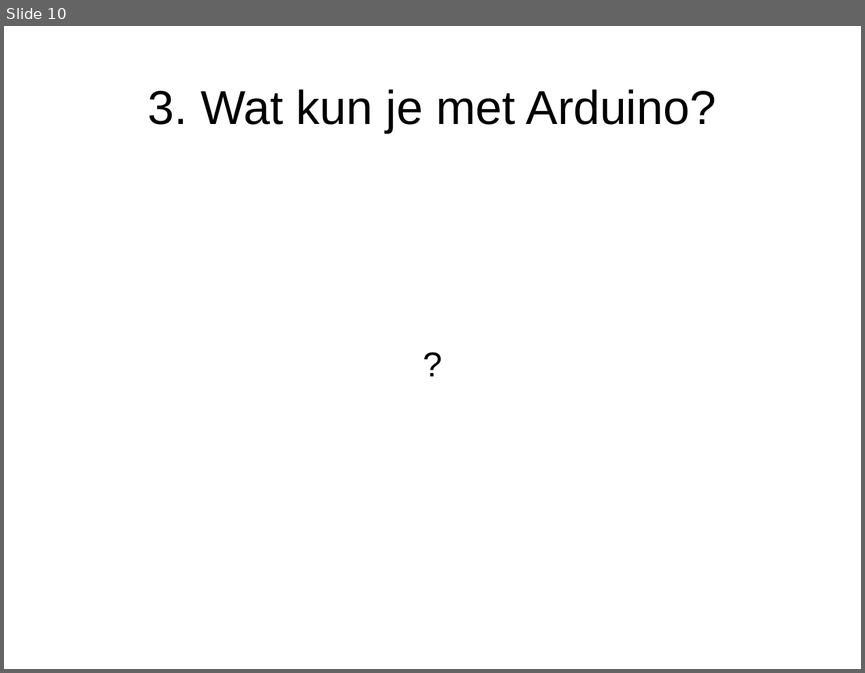
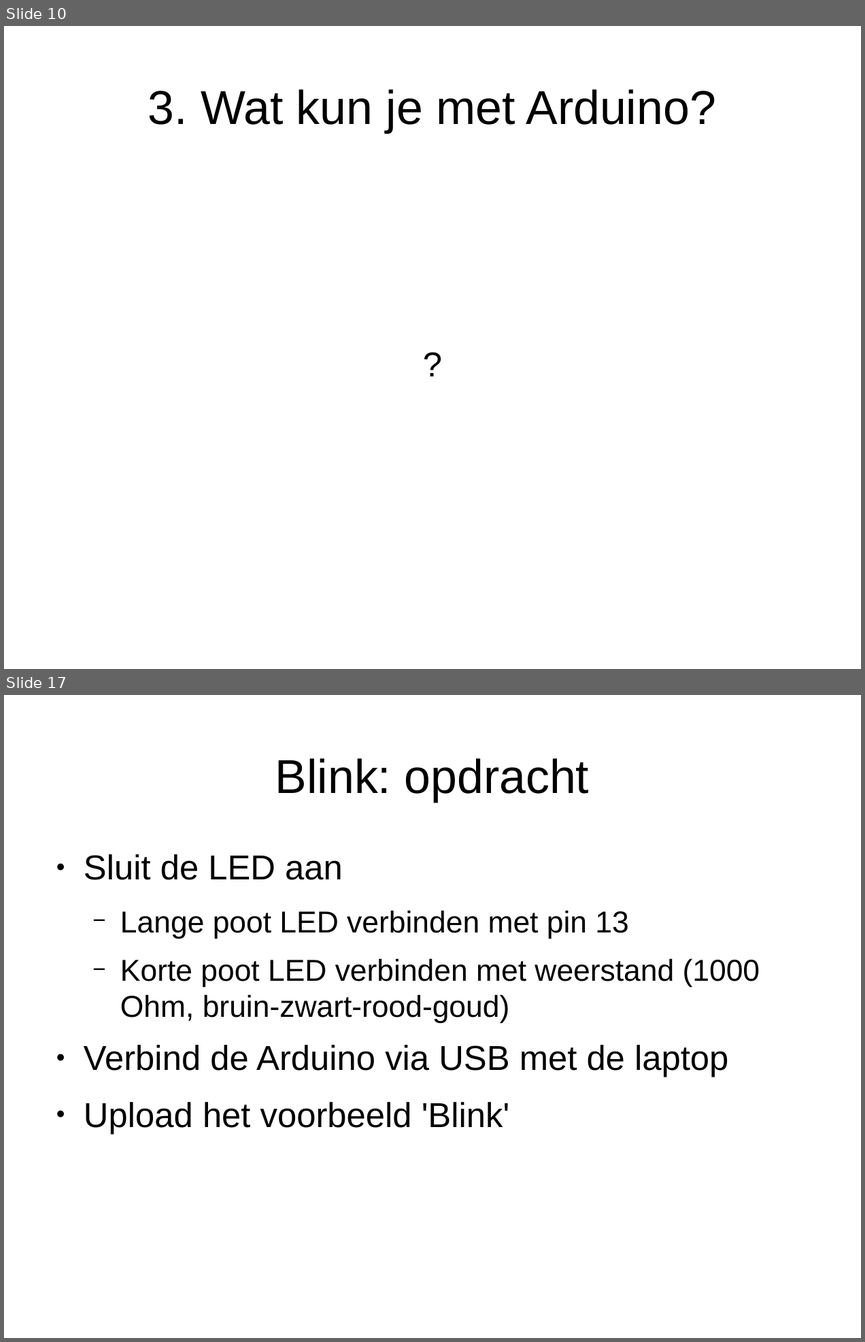
Before and after one commit to djog/arduino_cursus, a slide deck: Presentaties/Dag1.odp. Shown one above the other, each under a label of ours: slide 10 before the commit, slides 10 and 17 after it; the slides between them are not shown. The pictures are 865x673 and 865x1342 pixels, drawn with LibreOffice and Linux fonts; fonts in the diff are those of the drawing. Boxes give left, top, right and bottom in pixels: in the first picture for what was removed or moved away, otherwise in the second. Text is boxed around its words. In the diff, an @@ line names an element or a change of style, - is before the commit and + after.

```diff
--- a/Presentaties/Dag1.odp
+++ b/Presentaties/Dag1.odp
@@ slide 17 added at (x1=4, y1=695, x2=861, y2=1338), background #FFFFFF @@
@@ title added at (x1=275, y1=758, x2=589, y2=802), 44 pt, text #000000 @@
+Blink: opdracht
@@ text added at (x1=84, y1=854, x2=760, y2=1134), 28 pt, text #000000 @@
+● Sluit de LED aan
+  − Lange poot LED verbinden met pin 13
+  − Korte poot LED verbinden met weerstand (1000 Ohm, bruin-zwart-rood-goud)
+● Verbind de Arduino via USB met de laptop
+● Upload het voorbeeld 'Blink'
```
Also in this commit, not shown: 2 slides changed, 13 other slides added, 9 other files.
